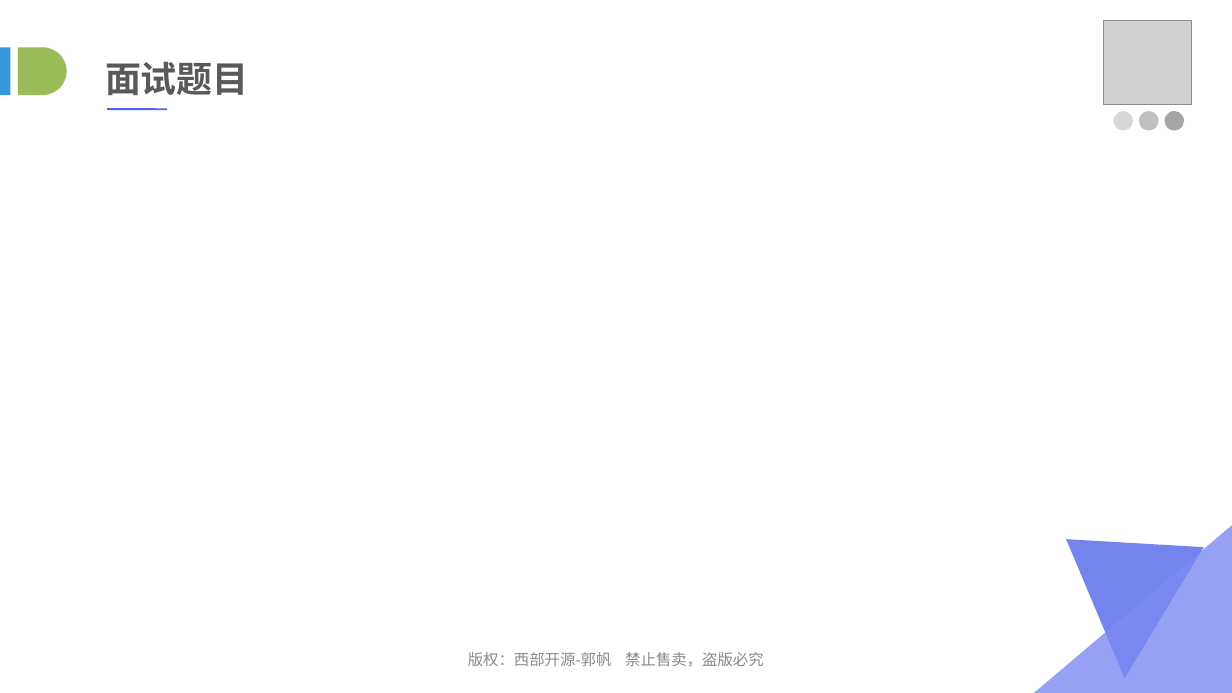
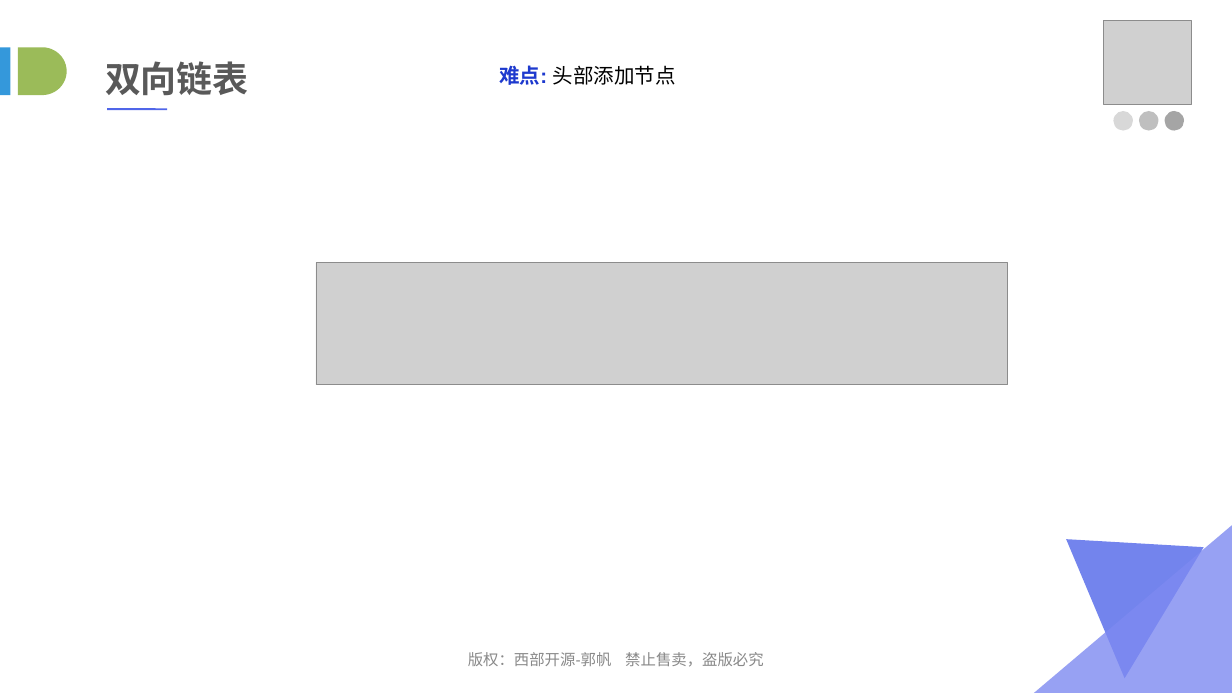
Before and after one commit to lvah/PPTSource, a slide deck: slide 23 of 03_数据结构与算法/03_链表.ppt (slide 33 before the commit). Drawn at 1232x693 pixels with LibreOffice and Linux fonts; fonts in the diff are those of the drawing; grey boxes stand for pictures. Boxes give left, top, right and bottom in pixels: in the first picture for what was removed or moved away, otherwise in the second. Text is boxed around its words. In the diff, an @@ line names an element or a change of style, - is before the commit and + after.

```diff
--- a/03_数据结构与算法/03_链表.ppt
+++ b/03_数据结构与算法/03_链表.ppt
@@ text at box(105, 61, 249, 95): text changed @@
-面试题目
+双向链表
@@ text added at box(499, 65, 676, 85), 16 pt, text #000000 @@
+难点: 头部添加节点
@@ picture added at box(316, 262, 1008, 384) @@
```
Also in this commit, not shown: 7 other slides changed, 1 slide removed, 5 other files.
